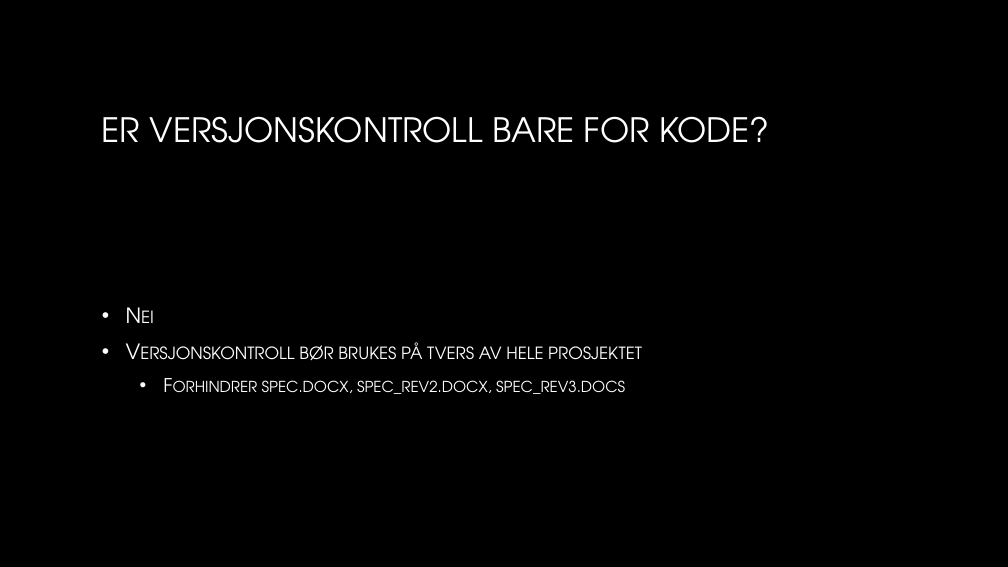
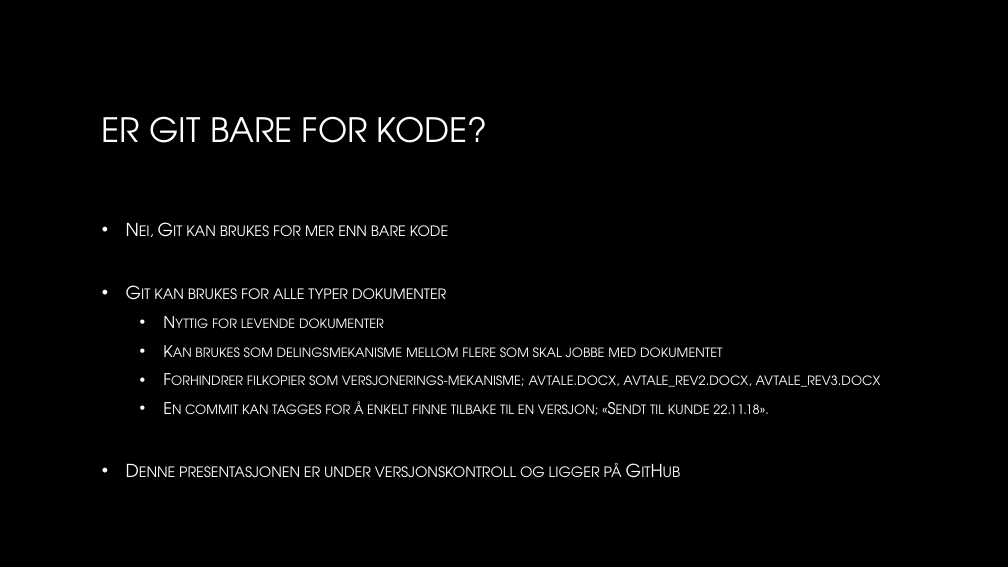
Before and after one commit to hagronnestad/gitvstfs, a slide deck: slide 11 of GIT vs TFS.pptx (slide 7 before the commit). Drawn at 1008x567 pixels with LibreOffice and Linux fonts; fonts in the diff are those of the drawing; background and template pictures are left out. Boxes give left, top, right and bottom in pixels: in the first picture for what was removed or moved away, otherwise in the second. Text is boxed around its words. In the diff, an @@ line names an element or a change of style, - is before the commit and + after.

```diff
--- a/GIT vs TFS.pptx
+++ b/GIT vs TFS.pptx
@@ title at [102, 116, 488, 143]: text changed @@
-ER VERSJONSKONTROLL BARE FOR KODE?
+ER GIT BARE FOR KODE?
@@ text at [154, 225, 881, 477]: text changed; size 20 to 15.3 pt @@
-• Nei
-• Versjonskontroll bør brukes på tvers av hele prosjektet
-  • Forhindrer spec.docx, spec_rev2.docx, spec_rev3.docs
+• Nei, Git kan brukes for mer enn bare kode
+• Git kan brukes for alle typer dokumenter
+  • Nyttig for levende dokumenter
+  • Kan brukes som delingsmekanisme mellom flere som skal jobbe med dokumentet
+  • Forhindrer filkopier som versjonerings-mekanisme; avtale.docx, avtale_rev2.docx, avtale_rev3.docx
+  • En commit kan tagges for å enkelt finne tilbake til en versjon; «Sendt til kunde 22.11.18».
+• Denne presentasjonen er under versjonskontroll og ligger på GitHub
```
Also in this commit, not shown: 6 other slides changed, 6 slides added, 2 slides removed.
